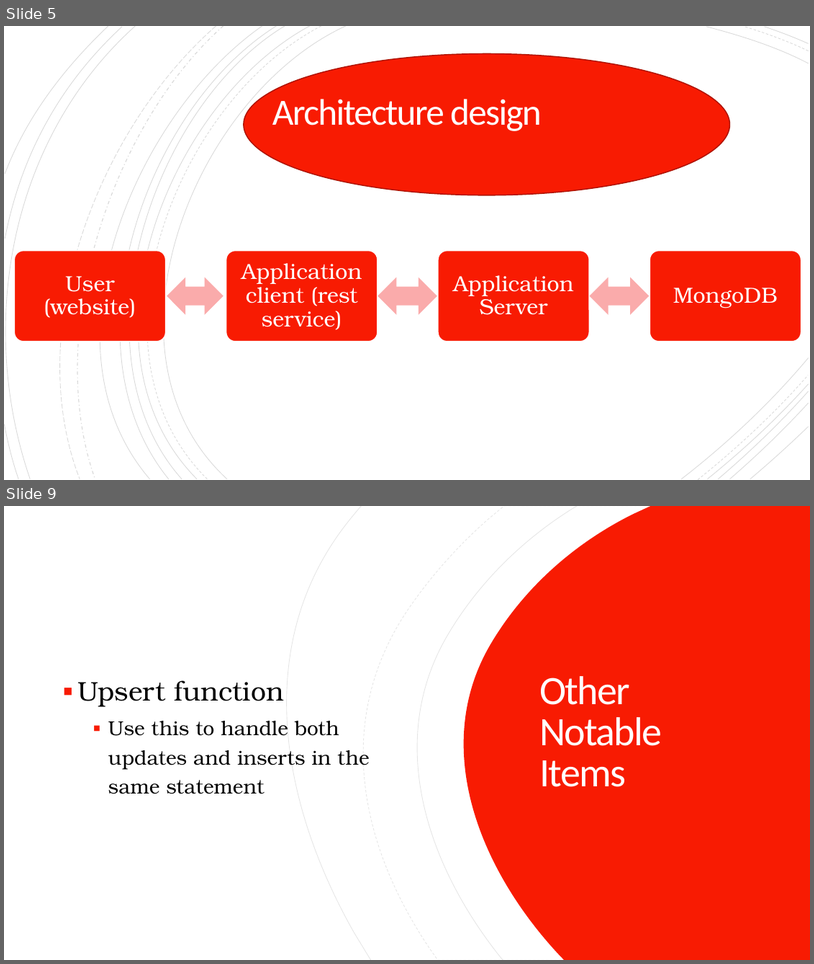
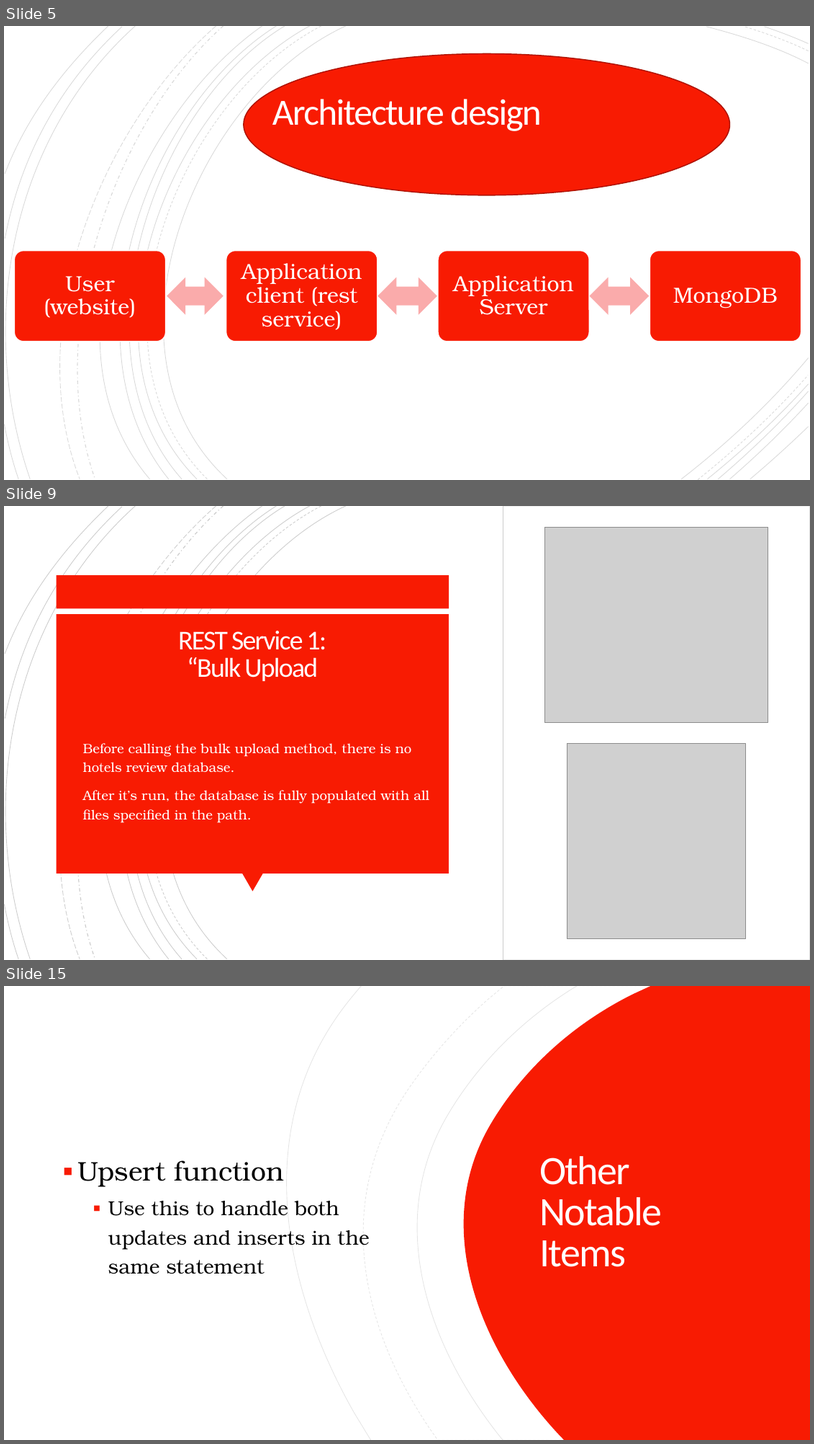
Before and after one commit to anhainguyen82/Database_Final_Project, a slide deck: MSDS_7330_Final_Term_Project.pptx. Shown one above the other, each under a label of ours: slides 5 and 9 before the commit, slides 5, 9 and 15 after it; the slides between them are not shown. The pictures are 814x964 and 814x1444 pixels, drawn with LibreOffice and Linux fonts; fonts in the diff are those of the drawing; grey boxes stand for pictures. Boxes give left, top, right and bottom in pixels: in the first picture for what was removed or moved away, otherwise in the second. Text is boxed around its words. In the diff, an @@ line names an element or a change of style, - is before the commit and + after.

Commit message:
Update MSDS_7330_Final_Term_Project.pptx
Updated with Tori's additions to the REST service

```diff
--- a/MSDS_7330_Final_Term_Project.pptx
+++ b/MSDS_7330_Final_Term_Project.pptx
@@ slide 9 added at box(4, 506, 810, 960), background #FFFFFF; not listed: 18 template elements that a slide beside it also shows @@
@@ rectangle added at box(4, 506, 810, 960), fill #FFFFFF @@
@@ group added at box(4, 506, 809, 960): 18 freeform shapes @@
@@ rectangle added at box(504, 506, 810, 960), fill #FFFFFF, outline #000000 0.75 pt @@
@@ picture added at box(545, 527, 769, 723) @@
@@ rectangle added at box(57, 576, 449, 609), fill #F81B02 @@
@@ rectangle added at box(57, 614, 449, 873), fill #F81B02 @@
@@ title added at box(178, 631, 327, 681), 32.4 pt, text #FFFEFF @@
+REST Service 1:
+“Bulk Upload
@@ text added at box(83, 743, 430, 823), 16 pt, text #FFFFFE @@
+▪ Before calling the bulk upload method, there is no hotels review database.
+▪ After it’s run, the database is fully populated with all files specified in the path.
@@ picture added at box(568, 743, 746, 939) @@
@@ triangle added at box(242, 873, 263, 891), fill #F81B02 @@
@@ what was slide 9 is now slide 15 @@
```
Also in this commit, not shown: 3 slides changed, 5 other slides added.
